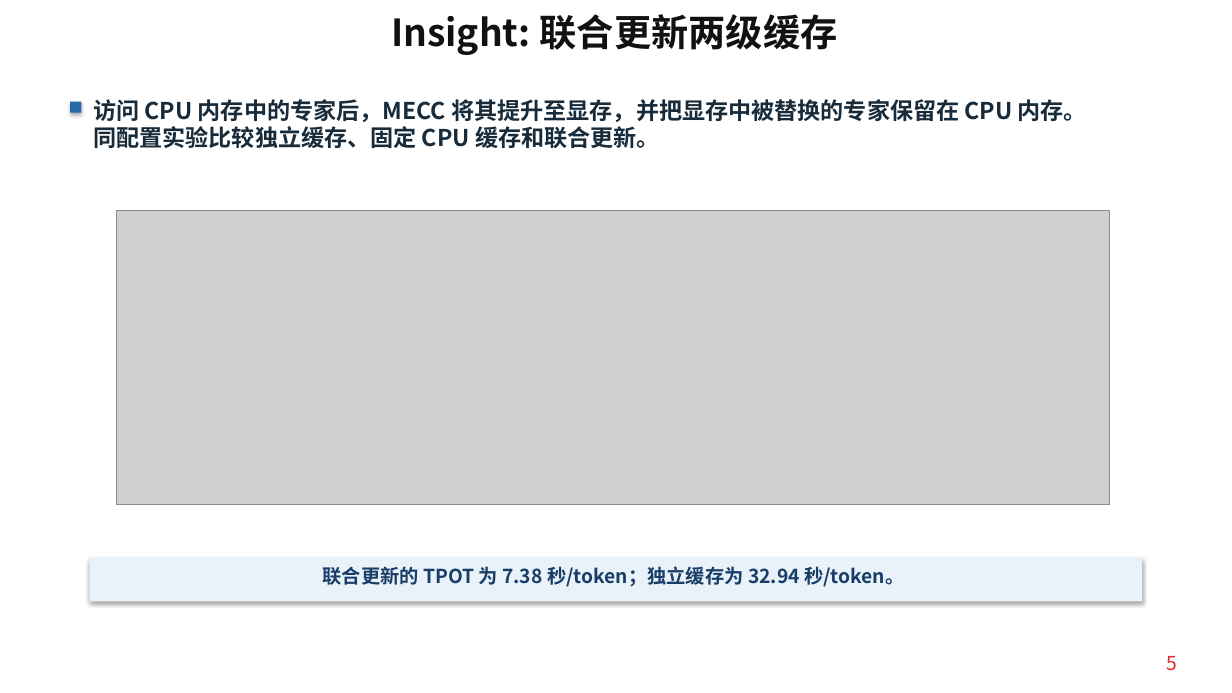
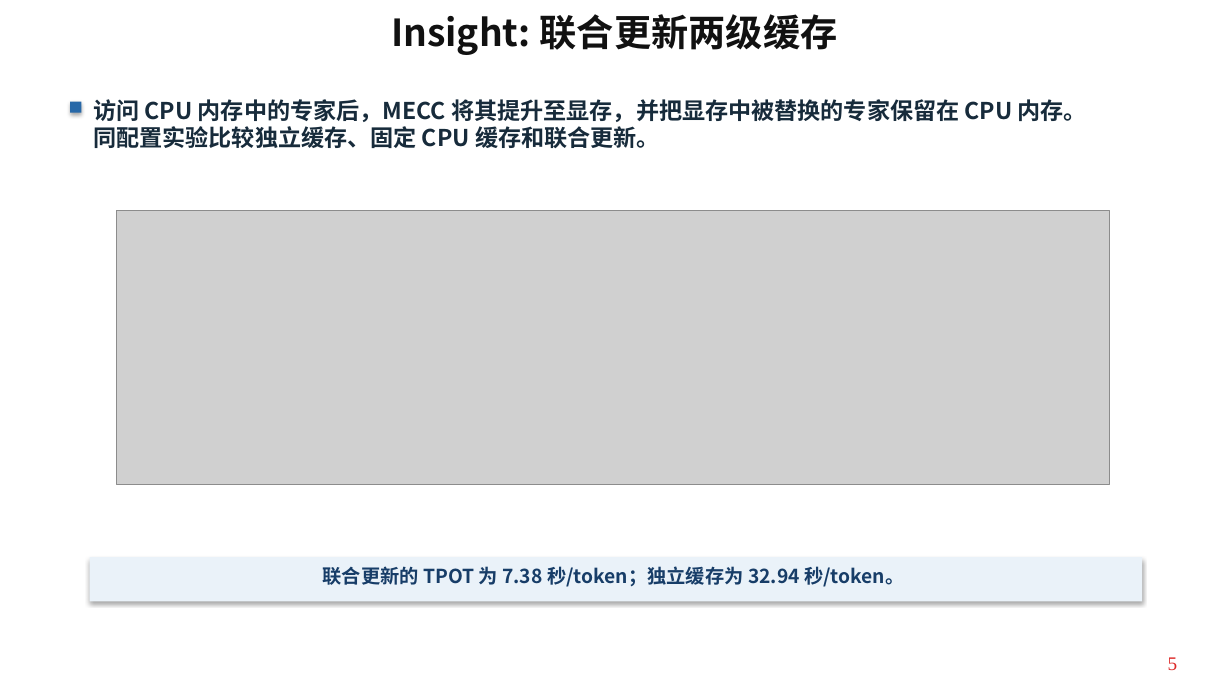
Before and after one commit to Kirihara-Yun/mecc_package, a slide deck: slide 5 of mecc_package/paper/current/MECC_A100_measured.pptx. Drawn at 1232x693 pixels with LibreOffice and Linux fonts; fonts in the diff are those of the drawing; grey boxes stand for pictures. Boxes give left, top, right and bottom in pixels: in the first picture for what was removed or moved away, otherwise in the second. Text is boxed around its words. In the diff, an @@ line names an element or a change of style, - is before the commit and + after.

```diff
--- a/mecc_package/paper/current/MECC_A100_measured.pptx
+++ b/mecc_package/paper/current/MECC_A100_measured.pptx
@@ picture: place and size @@
-picture at box(116, 211, 1110, 505)
+picture at box(116, 211, 1110, 484)
@@ text "5" at box(1168, 657, 1178, 670): font Noto Sans CJK SC to Times New Roman @@
```
Also in this commit, not shown: 7 other slides changed, 26 other files.
